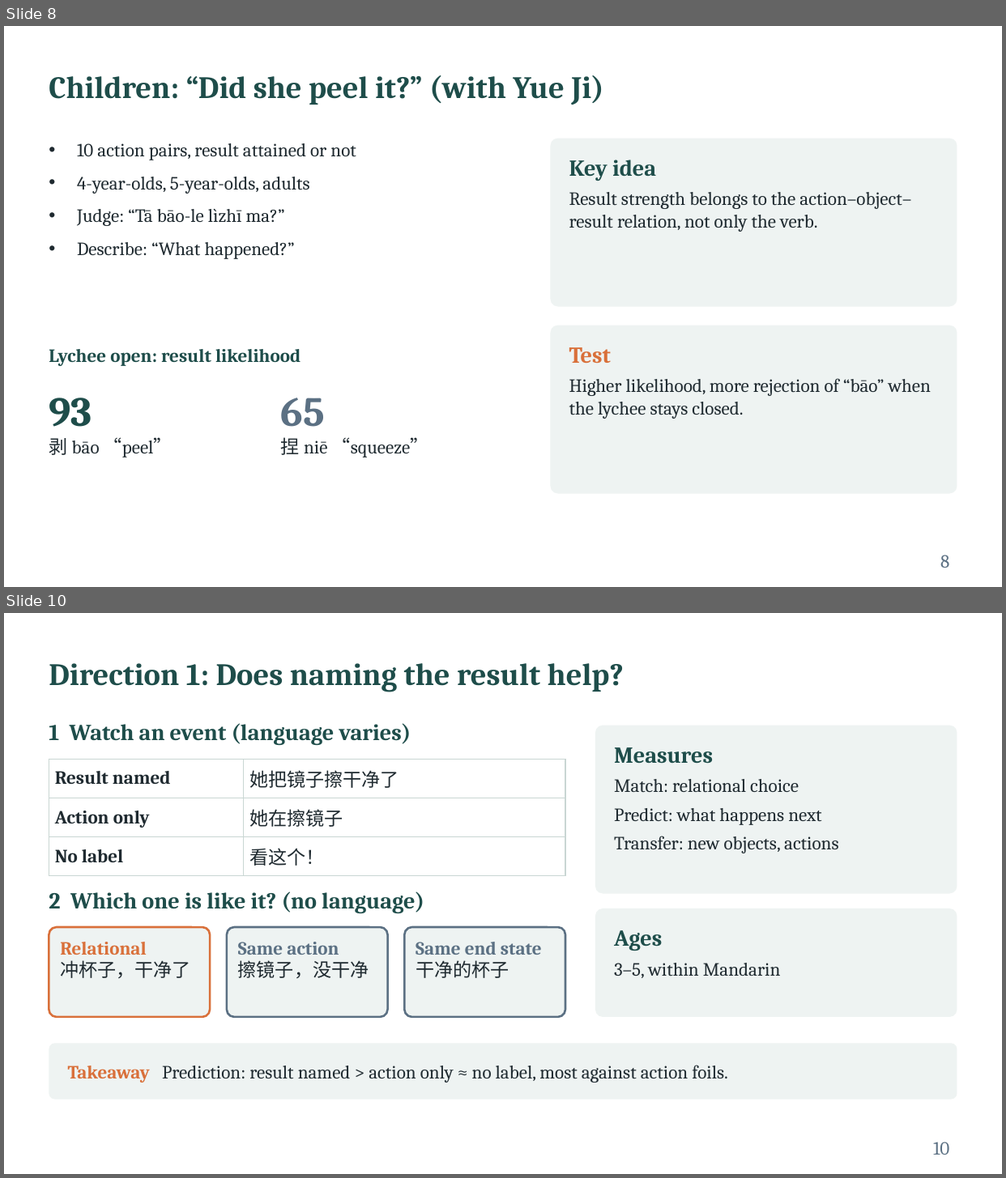
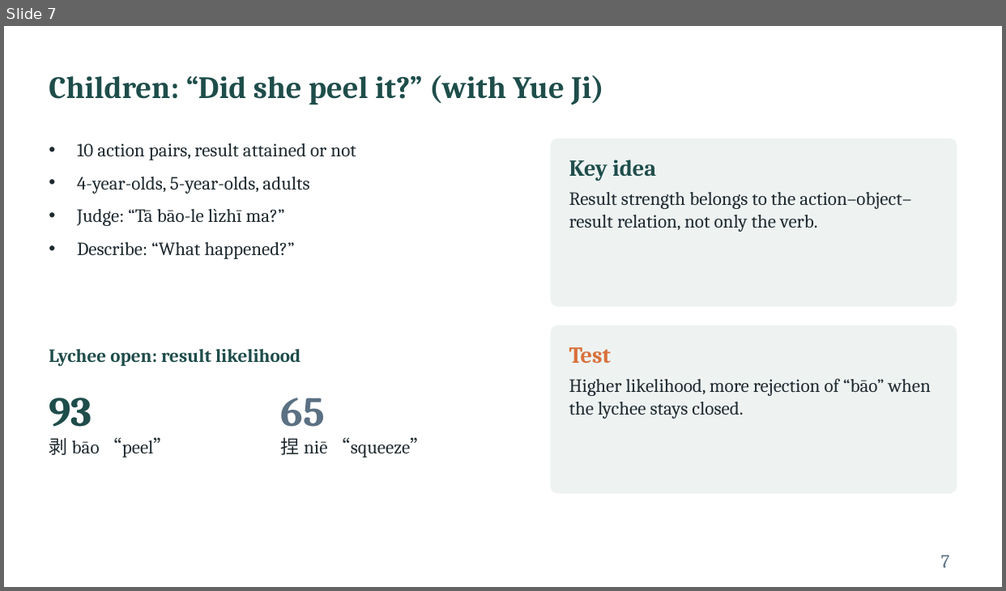
Before and after one commit to xtaoliu/claude, a slide deck: Liu_postdoc_interview_talk.pptx. Shown one above the other, each under a label of ours: slides 8 and 10 before the commit, slide 7 after it; the slides between them are not shown. The pictures are 1006x1178 and 1006x591 pixels, drawn with LibreOffice and Linux fonts; fonts in the diff are those of the drawing. Boxes give left, top, right and bottom in pixels: in the first picture for what was removed or moved away, otherwise in the second. Text is boxed around its words. In the diff, an @@ line names an element or a change of style, - is before the commit and + after.

```diff
--- a/Liu_postdoc_interview_talk.pptx
+++ b/Liu_postdoc_interview_talk.pptx
@@ slide 10 removed at bbox=[4, 613, 1002, 1174], background #FFFFFF @@
@@ title removed at bbox=[49, 663, 624, 692] @@
-Direction 1: Does naming the result help?
@@ text removed at bbox=[49, 723, 411, 745] @@
-1 Watch an event (language varies)
@@ rounded rectangle removed at bbox=[595, 726, 957, 894] @@
@@ text removed at bbox=[614, 747, 838, 854] @@
-Measures
-Match: relational choice
-Predict: what happens next
-Transfer: new objects, actions
@@ table removed at bbox=[49, 759, 565, 869], 3 rows, 2 columns @@
-Result named | 她把镜子擦干净了
-Action only | 她在擦镜子
-No label | 看这个！
@@ text removed at bbox=[49, 892, 424, 914] @@
-2 Which one is like it? (no language)
@@ rounded rectangle removed at bbox=[49, 927, 210, 1017] @@
@@ rounded rectangle removed at bbox=[227, 927, 388, 1017] @@
@@ rounded rectangle removed at bbox=[404, 927, 565, 1017] @@
@@ rounded rectangle removed at bbox=[595, 909, 957, 1017] @@
@@ text removed at bbox=[60, 942, 191, 978] @@
-Relational
-冲杯子，干净了
@@ text removed at bbox=[238, 942, 369, 978] @@
-Same action
-擦镜子，没干净
@@ text removed at bbox=[415, 942, 542, 978] @@
-Same end state
-干净的杯子
@@ text removed at bbox=[614, 931, 781, 978] @@
-Ages
-3–5, within Mandarin
@@ rounded rectangle removed at bbox=[49, 1043, 957, 1100] @@
@@ text removed at bbox=[68, 1065, 727, 1083] @@
-Takeaway Prediction: result named > action only ≈ no label, most against action foils.
@@ page number removed at bbox=[933, 1142, 949, 1155] @@
-10
@@ what was slide 8 is now slide 7 @@
@@ page number at bbox=[941, 555, 950, 568]: text changed @@
-8
+7
```
Also in this commit, not shown: 3 slides changed, 4 slides added, 3 other slides removed, 1 other file.
